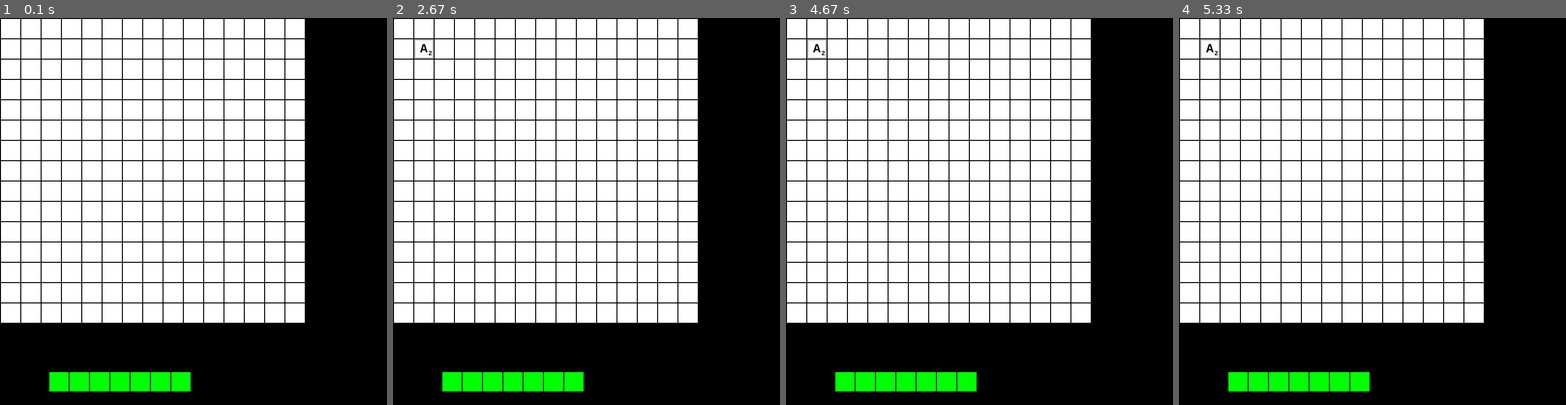
Above: before the commit, frames 1-4 (left to right).
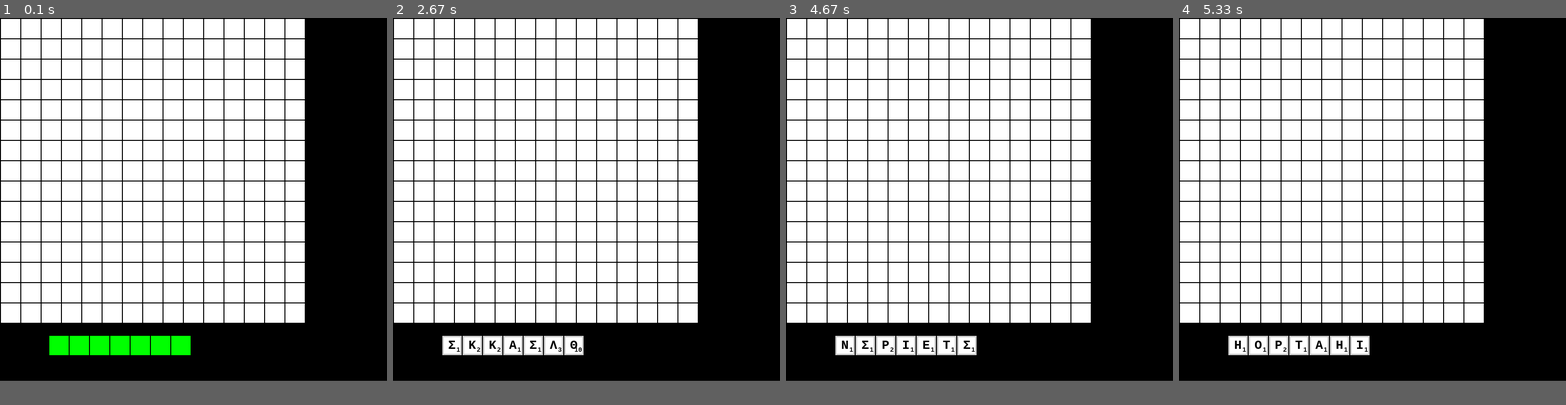
Above: after the commit, the same moments.

Repository: csd-auth-ftw/Scrabble
Game: pygame game, started from main.py
Same seed, same stepped clock (60 frames per second), same inputs: the game is played once before the commit and once after it.
Inputs:
- Up to frame 1 (0.1 s): no input
- Up to frame 2 (2.67 s): tap Space at 0.33, 0.73, 1.03, 1.23, 2.63 s
- Up to frame 3 (4.67 s): tap Space at 2.97, 3.27, 3.4, 4.47 s
- Up to frame 4 (5.33 s): tap Space at 4.87, 5.17 s
The window is 800x800 before the commit and 800x750 after it. Grey fills any space a smaller window leaves; there, only what the larger window draws over its background counts as a difference.

The runs differ from the first frame. In frame 1, 3.5% of the frame differs, in the area x 12-50%, y 82-97%; in frame 2, 3.5%; in frame 3, 3.5%; in frame 4, 3.5%.

Commit message:
Random letters from bag to player deck

Diff:
--- /dev/null
+++ b/bag.py
@@ -0,0 +1,47 @@
+import random
+
+
+class Bag:
+    def __int__(self):
+        self.collection = {}
+
+
+    def init_bag(self):
+       self.collection = {
+            'α': {'points': 1, 'count': 12},
+            'ε': {'points': 1, 'count': 8},
+            'η': {'points': 1, 'count': 7},
+            'ι': {'points': 1, 'count': 8},
+            'ν': {'points': 1, 'count': 6},
+            'ο': {'points': 1, 'count': 9},
+            'σ': {'points': 1, 'count': 7},
+            'τ': {'points': 1, 'count': 8},
+            'κ': {'points': 2, 'count': 4},
+            'π': {'points': 2, 'count': 4},
+            'ρ': {'points': 2, 'count': 5},
+            'υ': {'points': 2, 'count': 4},
+            'λ': {'points': 3, 'count': 3},
+            'μ': {'points': 3, 'count': 3},
+            'ω': {'points': 3, 'count': 3},
+            'γ': {'points': 4, 'count': 2},
+            'δ': {'points': 4, 'count': 2},
+            'β': {'points': 8, 'count': 1},
+            'φ': {'points': 8, 'count': 1},
+            'χ': {'points': 8, 'count': 1},
+            'ζ': {'points': 10, 'count': 1},
+            'θ': {'points': 10, 'count': 1},
+            'ξ': {'points': 10, 'count': 1},
+            'ψ': {'points': 10, 'count': 1},
+            '?': {'points': 0, 'count': 2}  # einai ta leuka(mpalader)
+        }
+
+    def get_letter(self):
+        if not self.collection: return 0
+
+        letter, points = random.choice(list(self.collection.items()))
+        self.collection[letter]['count'] = self.collection[letter]['count'] - 1
+        # mporoume eite na kanoume pop h na to midenizoume gia na kratame to gramma
+        if self.collection[letter]['count'] == 0:
+            self.collection.pop(letter)
+
+        return letter, points['points']
--- a/config.py
+++ b/config.py
@@ -4,7 +4,7 @@
 RED = (255, 0, 0)
 
 SCREEN_W = 800
-SCREEN_H = 800
+SCREEN_H = 750
 
 WINDOW_SIZE = [SCREEN_W, SCREEN_H]
 
--- a/controller.py
+++ b/controller.py
@@ -1,5 +1,6 @@
 import pygame
 
+import bag
 import board
 import deck
 import config
@@ -15,6 +16,7 @@
         self.font = pygame.font.Font(None, 24)
         self.board = board.Board(self.screen, 15, 15)
         self.deckA = deck.Deck(self.screen, 100, 730)
+        self.bag = bag.Bag()
 
         # set event handlers
         self.event_manager.on(pygame.MOUSEBUTTONDOWN, self.on_click_handler)
@@ -22,6 +24,8 @@
 
     def start_screen(self):
         self.board.init_grid()
+        self.deckA.init_deck()
+        self.bag.init_bag()
 
         screen = pygame.display.set_mode(config.WINDOW_SIZE)
 
@@ -56,8 +60,11 @@
         print("Click ", pos, "Grid coordinates: ", row, column)
 
     def on_press_space(self, event):
-        t = self.board.grid[1][1]
-        if t.is_empty():
-            t.put_letter('A', 2, 1)
-        else:
-            t.empty()
+
+        for i in range(self.deckA.tiles_number):
+            deck_tile = self.deckA.tiles[i]
+            letter, letter_value = self.bag.get_letter()
+            if deck_tile.is_empty():
+                deck_tile.put_letter(letter, letter_value, 1)
+            else:
+                deck_tile.empty()
--- a/deck.py
+++ b/deck.py
@@ -1,5 +1,7 @@
 import pygame
 import config
+import tile
+
 
 class Deck:
     def __init__(self, screen, x, y):
@@ -9,16 +11,23 @@
         self.x = x
         self.y = y
 
+    def init_deck(self):
+
+        for i in range(self.tiles_number):
+            left = self.x + (config.MARGIN + config.WIDTH) * i + config.MARGIN
+            top = self.y + config.MARGIN - 75
+            t = tile.Tile(self.screen, left, top, config.WIDTH, config.HEIGHT)
+            self.tiles.append(t)
+
     def render(self):
         # render background
         for i in range(self.tiles_number):
             left = self.x + (config.MARGIN + config.WIDTH) * i + config.MARGIN
-            top = self.y + config.MARGIN
+            top = self.y + config.MARGIN - 75
             pygame.draw.rect(self.screen, (0, 255, 0), [left, top, config.WIDTH, config.HEIGHT])
 
         # render tiles
         for t in self.tiles:
             if t is not None:
                 t.render()
-
         pass
--- a/main.py
+++ b/main.py
@@ -1,6 +1,7 @@
 import pygame
 import sys
 import config
+from bag import Bag
 from controller import Controller
 
 
